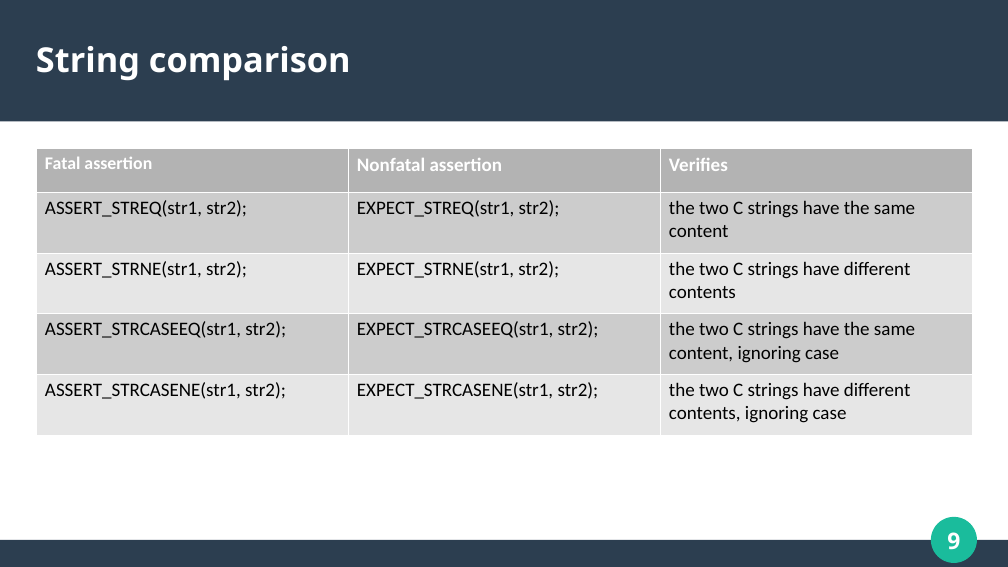
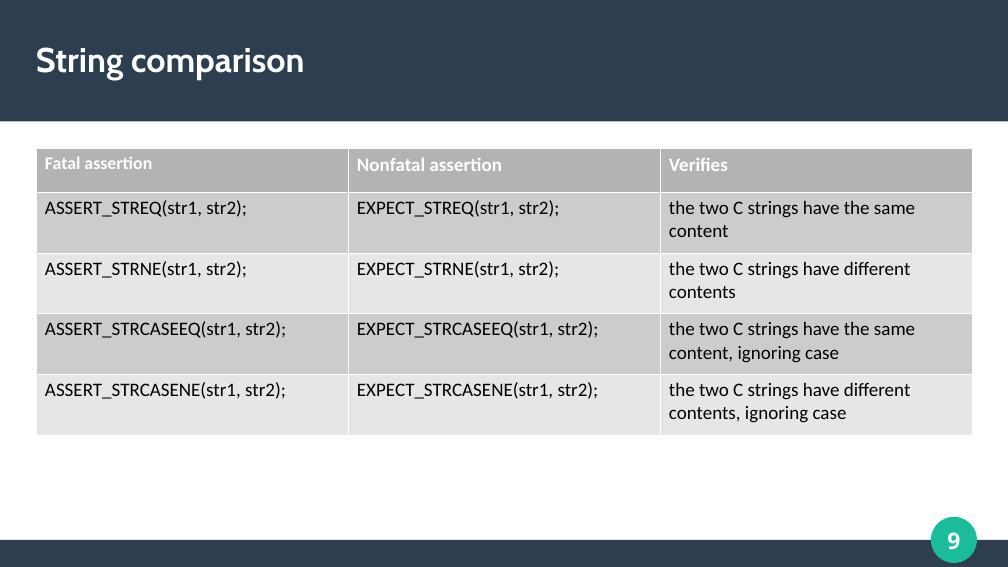
Before and after one commit to groskopf/gtest_training, a slide deck: slide 9 of presentation/presentation.odp. Drawn at 1008x567 pixels with LibreOffice and Linux fonts; fonts in the diff are those of the drawing. Boxes give left, top, right and bottom in pixels: in the first picture for what was removed or moved away, otherwise in the second. Text is boxed around its words. In the diff, an @@ line names an element or a change of style, - is before the commit and + after.

```diff
--- a/presentation/presentation.odp
+++ b/presentation/presentation.odp
@@ title "String comparison" at [36,47,305,80]: font Noto Sans to Cabin @@
```
Also in this commit, not shown: 37 other slides changed, 32 slides added, 7 slides removed.
